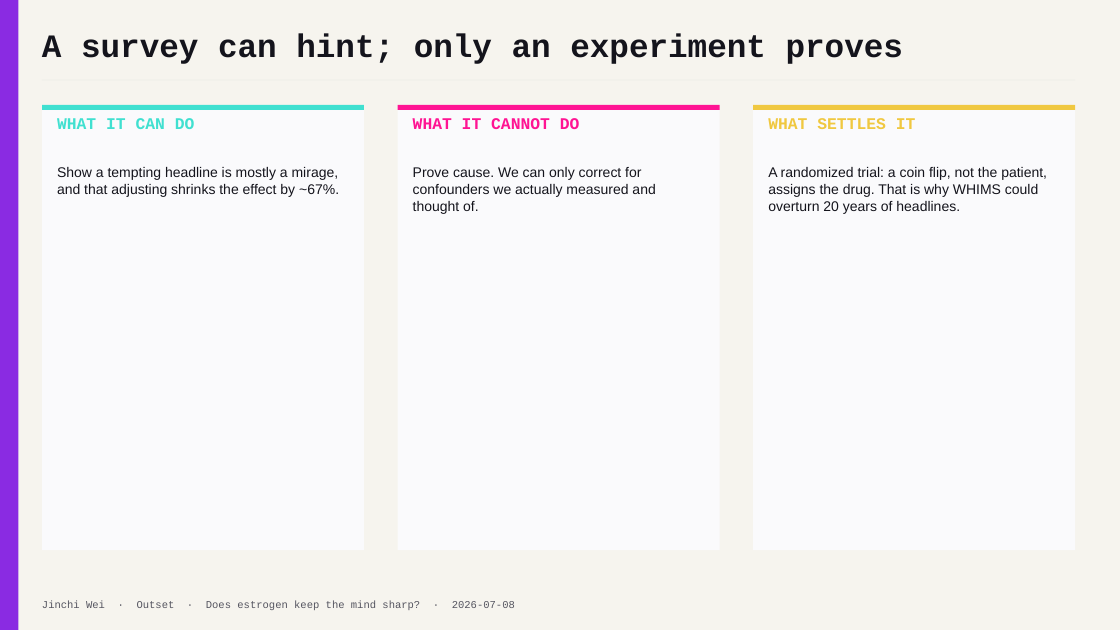
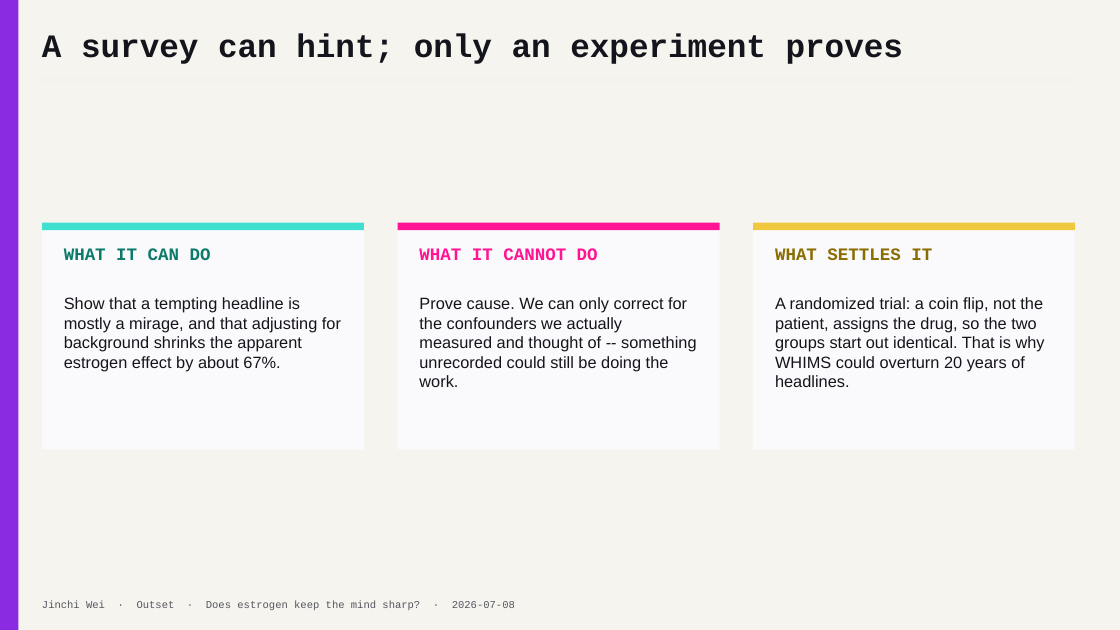
Before and after one commit to jinchiwei/outset-ai-healthcare, a slide deck: slide 16 of solutions/g6_estrogen/slides/g6_estrogen.pptx. Drawn at 1120x630 pixels with LibreOffice and Linux fonts; fonts in the diff are those of the drawing. Boxes give left, top, right and bottom in pixels: in the first picture for what was removed or moved away, otherwise in the second. Text is boxed around its words. In the diff, an @@ line names an element or a change of style, - is before the commit and + after.

```diff
--- a/solutions/g6_estrogen/slides/g6_estrogen.pptx
+++ b/solutions/g6_estrogen/slides/g6_estrogen.pptx
@@ rectangle: place and size @@
-rectangle at [42, 105, 364, 550]
+rectangle at [42, 223, 364, 450]
@@ rectangle: place and size @@
-rectangle at [397, 105, 719, 550]
+rectangle at [397, 223, 719, 450]
@@ rectangle: place and size @@
-rectangle at [754, 105, 1075, 550]
+rectangle at [754, 223, 1075, 450]
@@ 3 rectangles: place and size @@
-3 rectangles at [42, 105, 1075, 110]
+3 rectangles at [42, 223, 1075, 230]
@@ text "WHAT IT CAN DO": place and size @@
-text "WHAT IT CAN DO" at [57, 118, 195, 129]
+text "WHAT IT CAN DO" at [64, 248, 211, 260]
@@ text "WHAT IT CAN DO" at [64, 248, 211, 260]: size 14 to 15 pt, text colour #40E0D0 to #0C7A6A @@
@@ text "WHAT IT CANNOT DO": place and size @@
-text "WHAT IT CANNOT DO" at [413, 118, 580, 129]
+text "WHAT IT CANNOT DO" at [419, 248, 598, 260]
@@ text "WHAT IT CANNOT DO" at [419, 248, 598, 260]: size 14 to 15 pt @@
@@ text "WHAT SETTLES IT": place and size @@
-text "WHAT SETTLES IT" at [768, 118, 916, 129]
+text "WHAT SETTLES IT" at [775, 248, 932, 260]
@@ text "WHAT SETTLES IT" at [775, 248, 932, 260]: size 14 to 15 pt, text colour #F0C840 to #8A6D00 @@
@@ text at [64, 297, 341, 372]: text changed; size 12 to 14 pt @@
-Show a tempting headline is mostly a mirage, and that adjusting shrinks the effect by ~67%.
+Show that a tempting headline is mostly a mirage, and that adjusting for background shrinks the apparent estrogen effect by about 67%.
@@ text at [419, 297, 696, 387]: text changed; size 12 to 14 pt @@
-Prove cause. We can only correct for confounders we actually measured and thought of.
+Prove cause. We can only correct for the confounders we actually measured and thought of -- something unrecorded could still be doing the work.
@@ text at [775, 297, 1045, 387]: text changed; size 12 to 14 pt @@
-A randomized trial: a coin flip, not the patient, assigns the drug. That is why WHIMS could overturn 20 years of headlines.
+A randomized trial: a coin flip, not the patient, assigns the drug, so the two groups start out identical. That is why WHIMS could overturn 20 years of headlines.
```
Also in this commit, not shown: 6 other slides changed, 3 other files.
